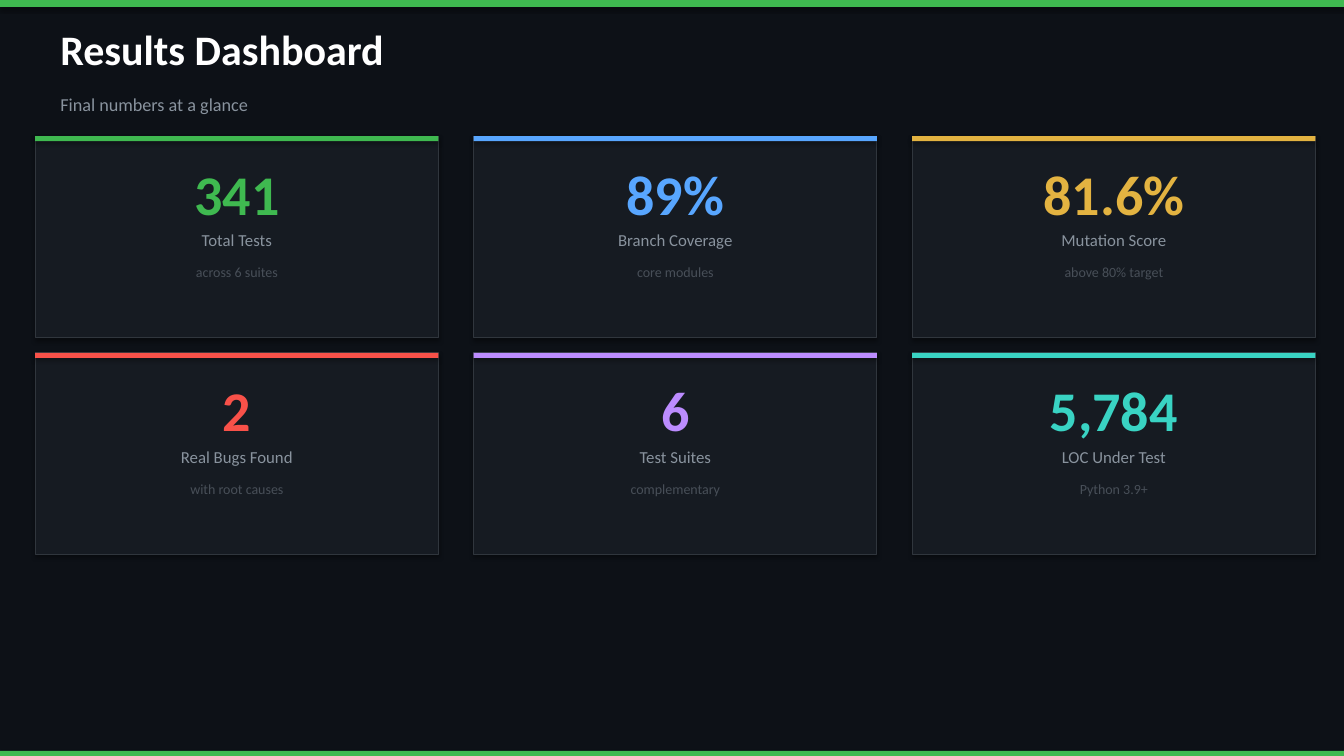
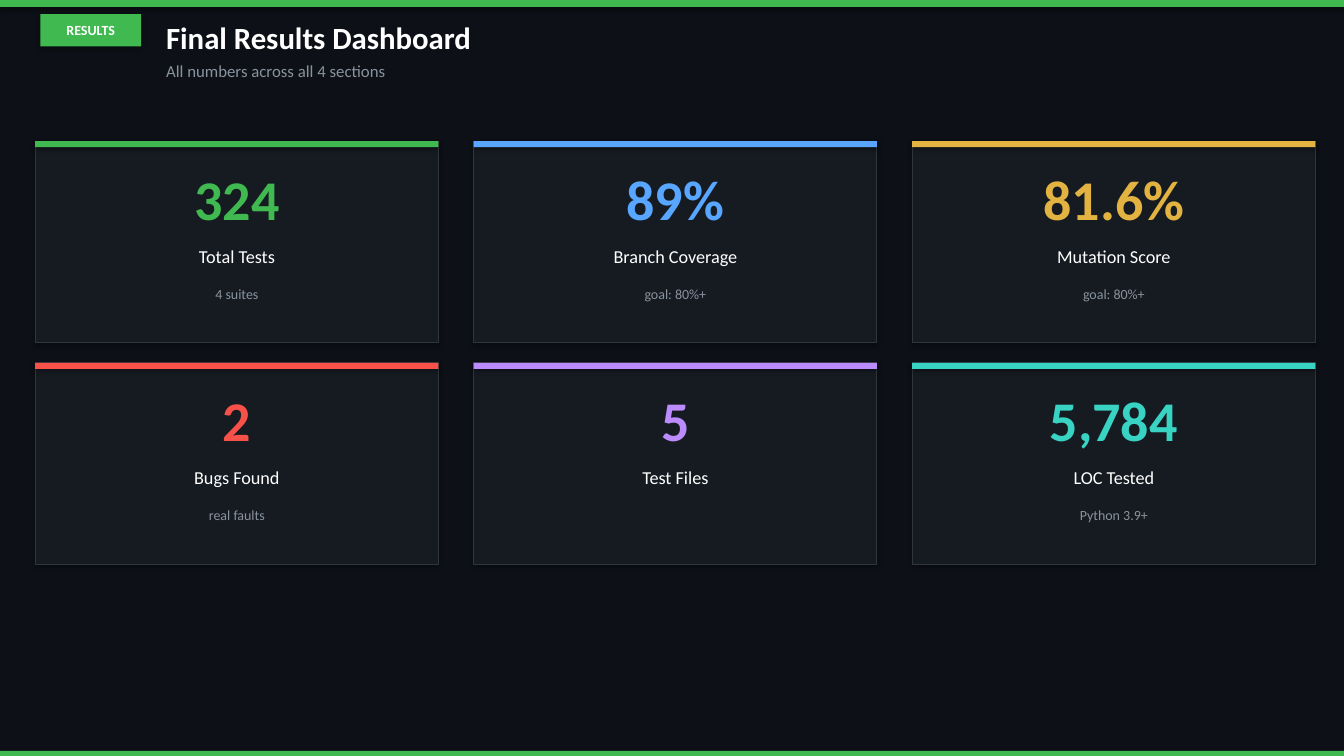
Before and after one commit to Yashcoder2802/calcure-testing, a slide deck: slide 15 of reports/presentation.pptx (slide 11 before the commit). Drawn at 1344x756 pixels with LibreOffice and Linux fonts; fonts in the diff are those of the drawing. Boxes give left, top, right and bottom in pixels: in the first picture for what was removed or moved away, otherwise in the second. Text is boxed around its words. In the diff, an @@ line names an element or a change of style, - is before the commit and + after.

```diff
--- a/reports/presentation.pptx
+++ b/reports/presentation.pptx
@@ rectangle added at [40, 14, 141, 46], fill #3FB950, 10 pt, text #FFFFFF, bold @@
+RESULTS
@@ text at [166, 27, 471, 50]: text changed; size 30 to 22 pt @@
-Results Dashboard
+Final Results Dashboard
@@ text added at [166, 65, 386, 77], 12 pt, text #89939E @@
+All numbers across all 4 sections
@@ text removed at [60, 98, 248, 114] @@
-Final numbers at a glance
@@ 6 rectangles: place and size @@
-6 rectangles at [35, 136, 1316, 338]
+6 rectangles at [35, 141, 1316, 343]
@@ text removed at [194, 178, 279, 216] @@
-341
@@ text "89%": place and size @@
-text "89%" at [627, 176, 724, 216]
+text "89%" at [627, 181, 724, 221]
@@ text "81.6%": place and size @@
-text "81.6%" at [1043, 176, 1184, 216]
+text "81.6%" at [1043, 181, 1184, 221]
@@ text added at [194, 183, 279, 221], 40 pt, text #3FB950, bold @@
+324
@@ text removed at [637, 268, 714, 277] @@
-core modules
@@ 3 texts: place and size @@
-3 texts at [202, 234, 1166, 249]
+3 texts at [199, 250, 1171, 266]
@@ size 12 to 13 pt, text colour #89939E to #FFFFFF in 3 elements at [199, 250, 275, 263], [614, 250, 737, 266], [1057, 250, 1171, 263] @@
@@ text at [215, 289, 259, 299]: text changed; text colour #484F58 to #89939E @@
-across 6 suites
+4 suites
@@ text added at [645, 289, 706, 302], 10 pt, text #89939E @@
+goal: 80%+
@@ text at [1083, 289, 1145, 302]: text changed; text colour #484F58 to #89939E @@
-above 80% target
+goal: 80%+
@@ text "2": place and size @@
-text "2" at [223, 394, 251, 431]
+text "2" at [223, 404, 251, 441]
@@ text "5,784": place and size @@
-text "5,784" at [1050, 392, 1178, 439]
+text "5,784" at [1050, 402, 1178, 449]
@@ 6 rectangles: place and size @@
-6 rectangles at [35, 353, 1316, 555]
+6 rectangles at [35, 363, 1316, 565]
@@ text removed at [661, 392, 689, 432] @@
-6
@@ text added at [661, 404, 689, 442], 40 pt, text #BC8CFF, bold @@
+5
@@ text at [194, 471, 279, 487]: text changed; size 12 to 13 pt; text colour #89939E to #FFFFFF @@
-Real Bugs Found
+Bugs Found
@@ text at [642, 471, 709, 484]: text changed; size 12 to 13 pt; text colour #89939E to #FFFFFF @@
-Test Suites
+Test Files
@@ text at [1074, 471, 1155, 484]: text changed; size 12 to 13 pt; text colour #89939E to #FFFFFF @@
-LOC Under Test
+LOC Tested
@@ text removed at [190, 485, 284, 494] @@
-with root causes
@@ text removed at [631, 485, 720, 496] @@
-complementary
@@ text "Python 3.9+": place and size @@
-text "Python 3.9+" at [1080, 485, 1148, 496]
+text "Python 3.9+" at [1080, 510, 1148, 522]
@@ text "Python 3.9+" at [1080, 510, 1148, 522]: text colour #484F58 to #89939E @@
@@ text added at [209, 510, 265, 520], 10 pt, text #89939E @@
+real faults
```
Also in this commit, not shown: 2 other slides changed, 14 slides added, 12 slides removed, 1 other file.
